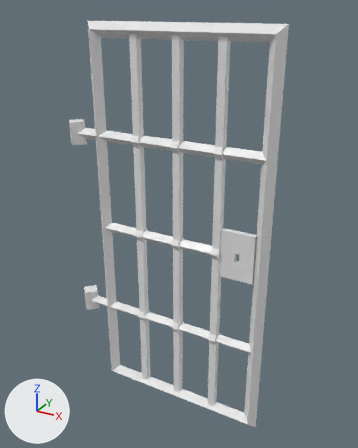
The glTF model Irogane/assets/models/doors/bars_door.glb: old version first, new version second.
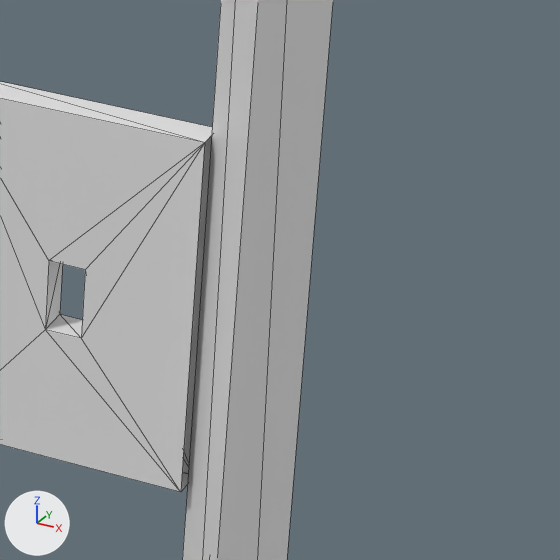
Each version is shown whole from a camera (50 mm lens) standing at (1.614, -1.982, 2.097) and looking at (0.492, 0.059, 1.076), then close up on the part from 64% to 85% of the width and 49% to 66% of the height. Lighting does not change. The marker at lower left points along +X, +Y and +Z. The close-ups show mesh edges as thin lines. Vertices at the same position are counted once.

Before the edit, the objects in view are built like this:
```python
me_cube_038 = bpy.data.meshes.new('Cube.038')
me_cube_038.from_pydata(...)  # 204 vertices, 356 faces; spans x -0.05..1.07, y -0.05..0.05, z 0.0..2.04
me_cube_038.materials.append(mat_material)  # white #e7e7e7
# before: 32 (1.0, 0.01, 1.13), 33 (1.0, -0.01, 1.13) at pixel (204, 142), 34 (1.0, 0.01, 0.88), 35 (1.0, -0.01, 0.88) at pixel (180, 492)
ob_bars_door = bpy.data.objects.new('bars_door', me_cube_038)
ob_bars_door.location = (-0.0736, 0.0, 0.0)
```
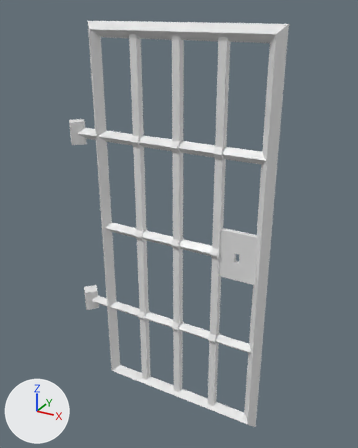
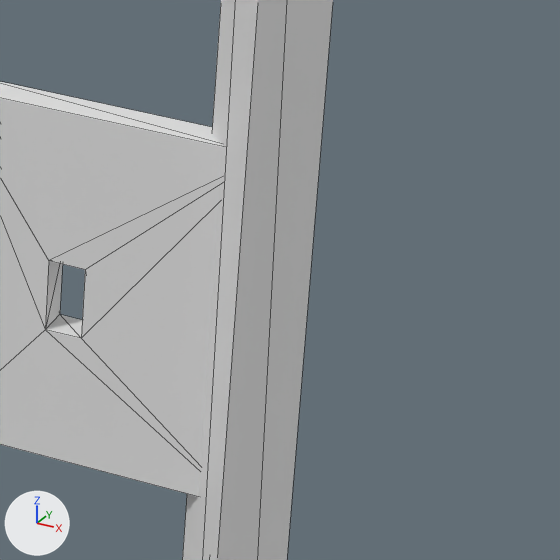
Where the change shows, as pixel boxes (x1, y1, x2, y2) in the close-ups (560 x 560 px; the box of a moved part takes in the faces that stretch with it):
part 1 of me_cube_038, moved or reshaped: before (0, 82, 212, 492); after (0, 82, 223, 496)

What changed in the scene script:
```text
Change me_cube_038:
    where me_cube_038.from_pydata(...)  # 204 vertices, 356 faces; spans x -0.05..1.07, y -0.05..0.05, z 0.0..2.04
    used by ob_bars_door; location = (-0.0736, 0.0, 0.0)
    me_cube_038 part 1
    add for i in [*range(32, 36)]: me_cube_038.vertices[i].co += Vector((0.04, 0.0, 0.0))
```
